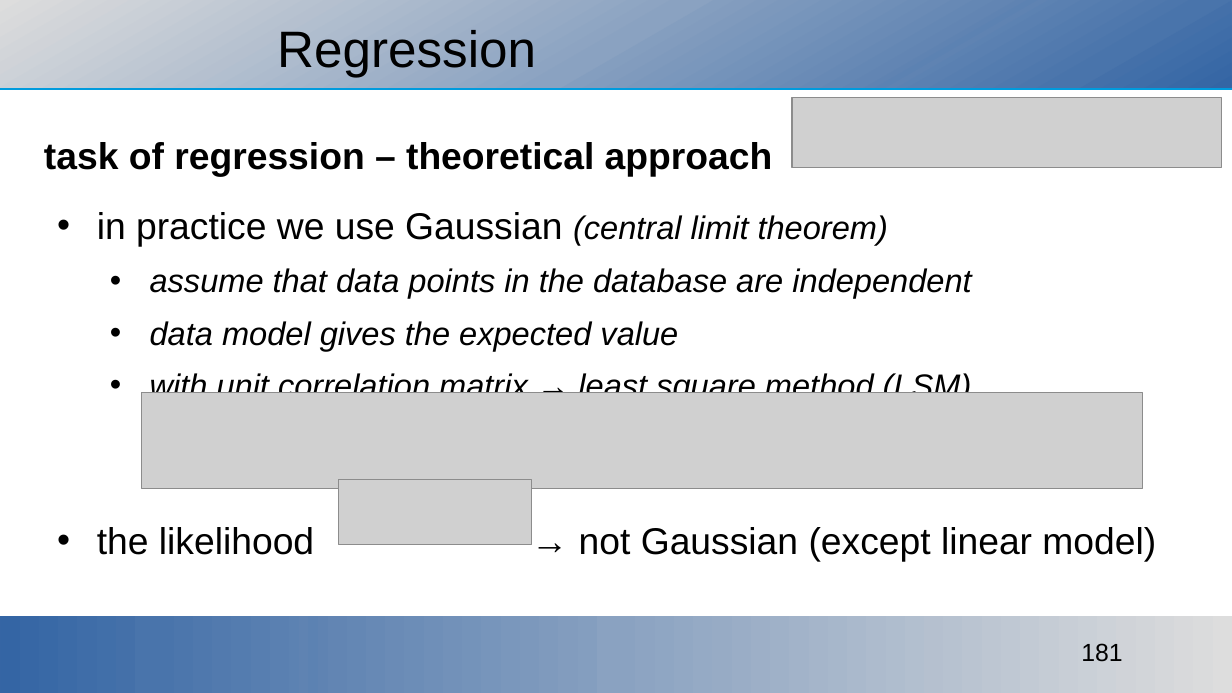
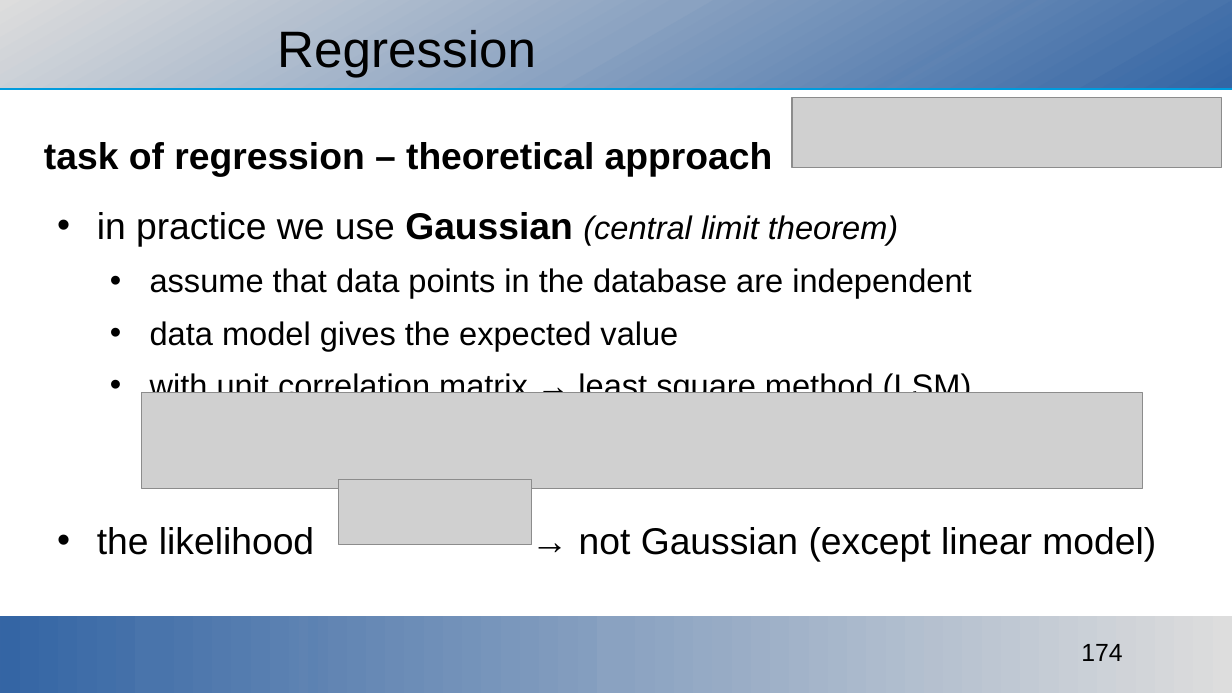
Before and after one commit to ajakovac/ML-in-Practice-I, a slide deck: slide 174 of ML in practice.odp (slide 181 before the commit). Drawn at 1232x693 pixels with LibreOffice and Linux fonts; fonts in the diff are those of the drawing; grey boxes stand for pictures; background and template pictures are left out. Boxes give left, top, right and bottom in pixels: in the first picture for what was removed or moved away, otherwise in the second. Text is boxed around its words. In the diff, an @@ line names an element or a change of style, - is before the commit and + after.

Commit message:
nonlinear regression, perceptron

```diff
--- a/ML in practice.odp
+++ b/ML in practice.odp
@@ text at (97,212,972,393): bold on in "Gaussian"; italic off in "assume that data points in the database ...", "data model gives the expected value", "with unit correlation matrix → least square ..." @@
@@ page number at (1081,644,1122,661): text changed @@
-181
+174
```
Also in this commit, not shown: 7 other slides changed, 12 slides added, 2 slides removed, 7 other files.
